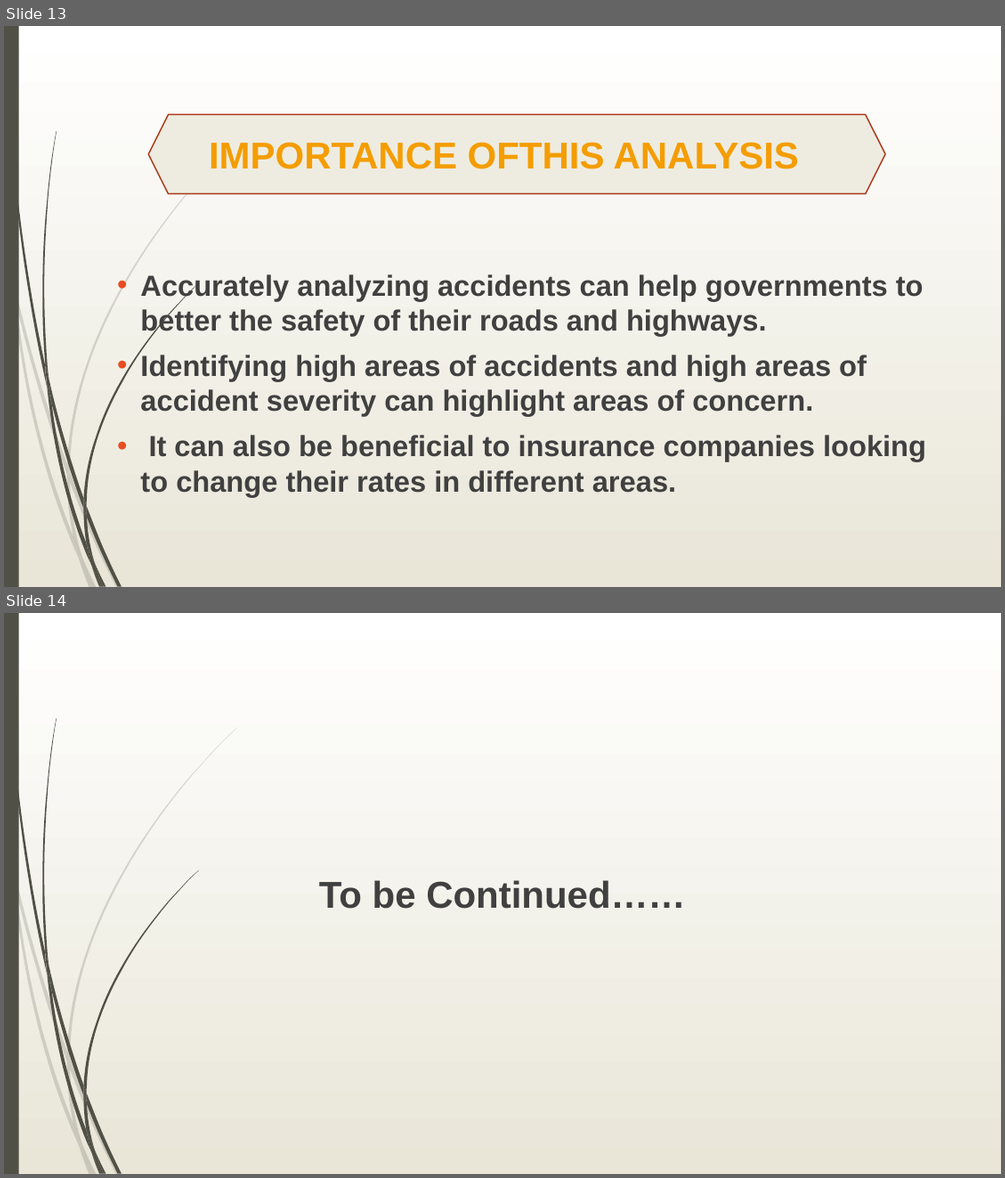
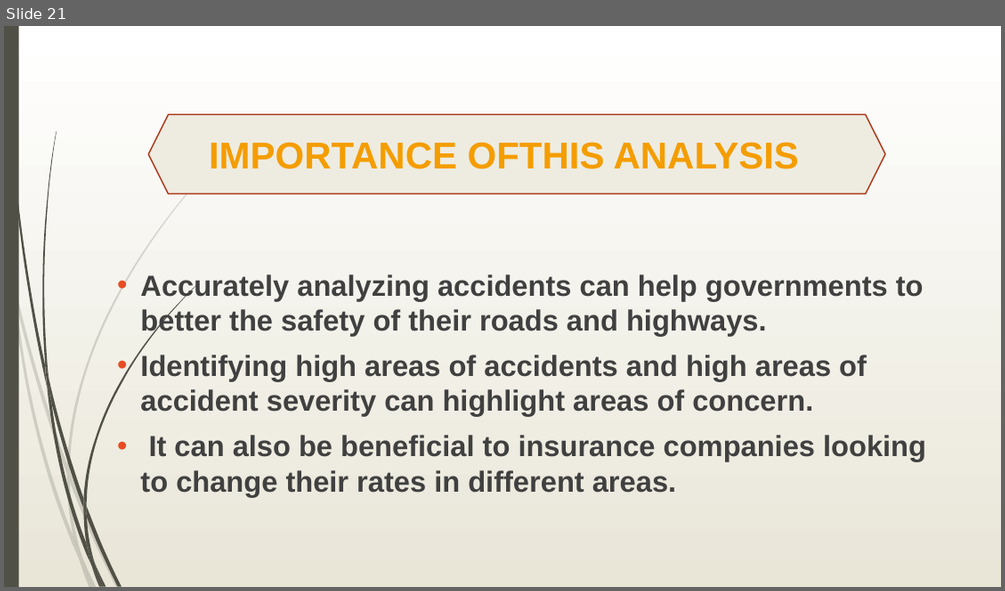
Before and after one commit to barharding/Crash-Detectives, a slide deck: EDA/EDA_Presentation.pptx. Shown one above the other, each under a label of ours: slides 13 and 14 before the commit, slide 21 after it. The pictures are 1005x1178 and 1005x591 pixels, drawn with LibreOffice and Linux fonts; fonts in the diff are those of the drawing. Boxes give left, top, right and bottom in pixels: in the first picture for what was removed or moved away, otherwise in the second. Text is boxed around its words. In the diff, an @@ line names an element or a change of style, - is before the commit and + after.

```diff
--- a/EDA/EDA_Presentation.pptx
+++ b/EDA/EDA_Presentation.pptx
@@ slide 14 removed at (x1=4, y1=613, x2=1001, y2=1174), background gradient #FFFFFF to #EAE7D8; not listed: 23 template elements that a slide beside it also shows @@
@@ text removed at (x1=319, y1=880, x2=685, y2=908) @@
-To be Continued……
@@ what was slide 13 is now slide 21 @@
```
Also in this commit, not shown: 9 slides added, 1 other slide removed, 2 other files.
